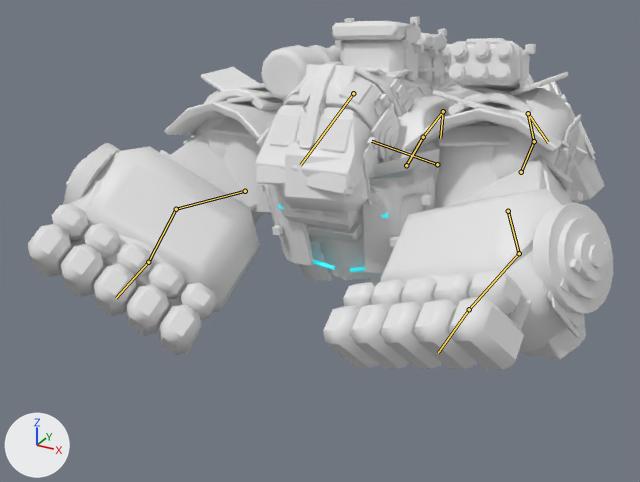
Two versions of the Blender file docs/art/3d/ape_l_v2.blend, one commit apart.
The view is the same before and after, from a 50 mm lens placed at (2.5, -6.2, 3.62), pointed at (-0.48, -0.77, 0.91). The lights are fixed; the arrows at lower left show +X, +Y and +Z. The picture after the commit comes second. Both versions are drawn at frame 36 of the action 'death'; the numbers are the values there. The bones that bend it are drawn over the model as lines.

The first picture shows 'ape_l'.
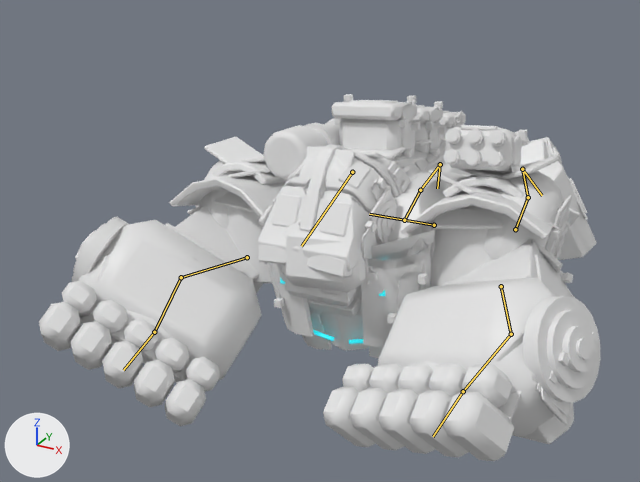
Location of each change, (x1, y1, x2, y2) in pixels of the pictures (640 x 482 px):
'ape_l', posed
    before: (28, 16, 613, 370)
    after: (39, 94, 601, 461)
bone 'body', root to tip
    before: (437, 164) to (371, 141)
    after: (434, 225) to (369, 214)

What changed in the scene script:
```text
Change bone_body:
    where bone_body = bpy.data.objects['ape_l_rig'].pose.bones['body']
    bone_body.location: (0.0, 0.319, 0.017) -> (0.0, 0.107, 0.511)
```
